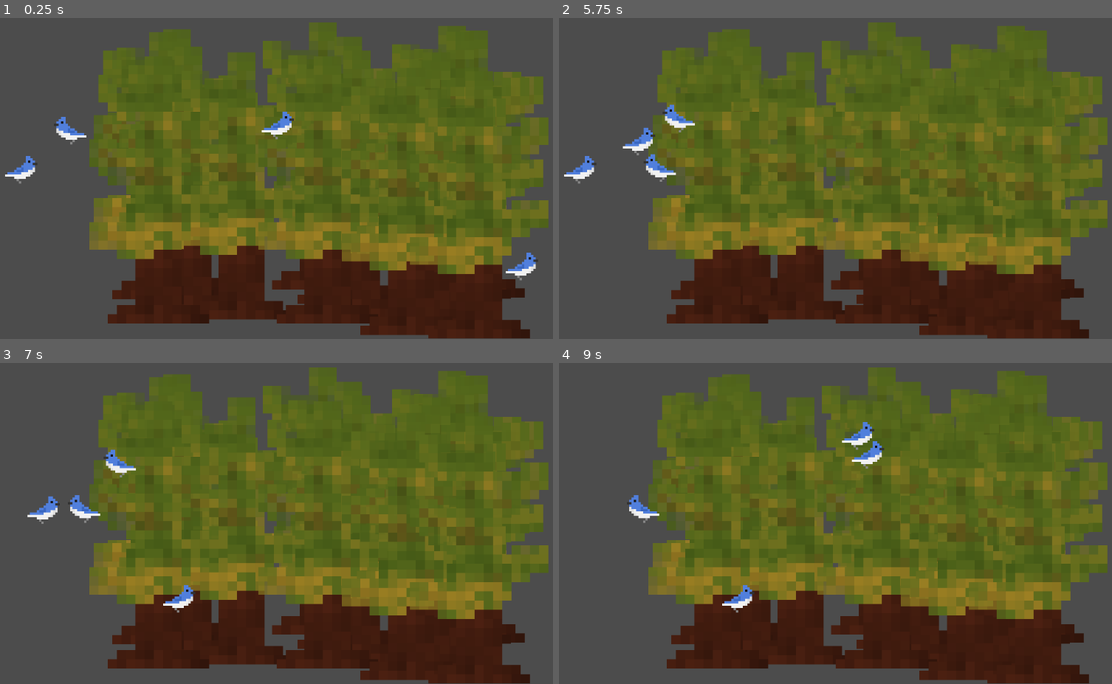
Above: before the commit, frames 1-4 (two rows, left to right).
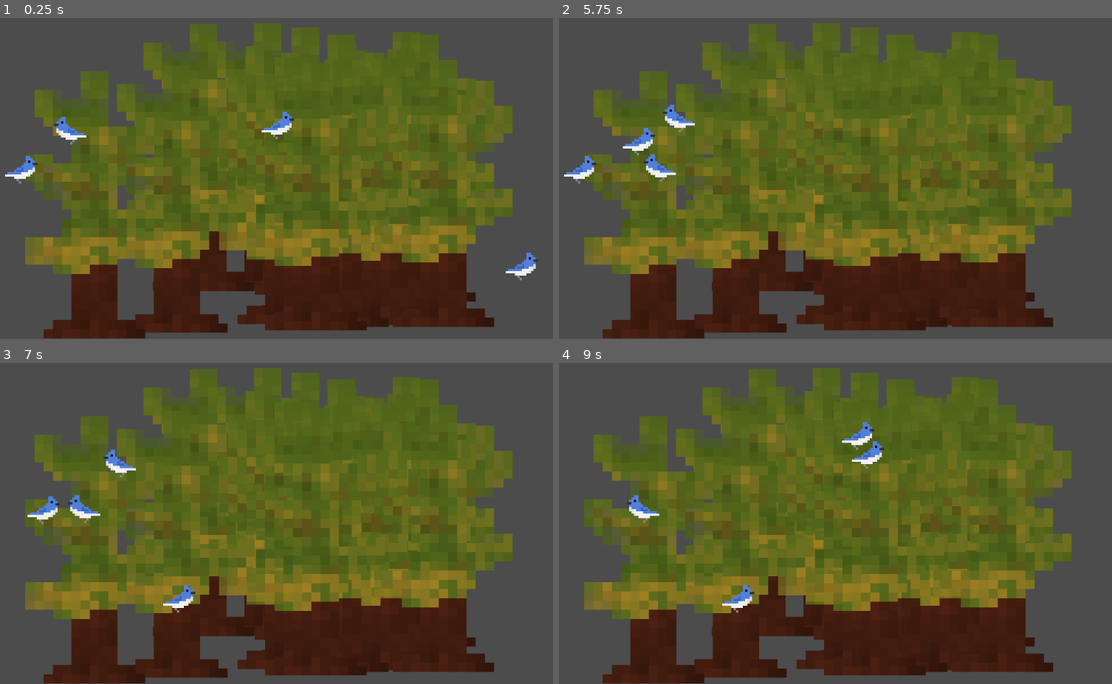
Above: after the commit, the same moments.

Repository: arctair/bird-photography-game
Game: Godot game, scene res://main.tscn
Same seed, same stepped clock (60 frames per second), same inputs: the game is played once before the commit and once after it.
Inputs:
- Up to frame 1 (0.25 s): no input
- Up to frame 2 (5.75 s): tap Enter at 0.5, 2.75 s; tap Space at 1.25 s
- Up to frame 3 (7 s): no input
- Up to frame 4 (9 s): no input

The runs differ from the first frame. In frame 1, 36% of the frame differs, in the area x 4-100%, y 1-100%; in frame 2, 35%; in frame 3, 35%; in frame 4, 36%.

Commit message:
refactor - forest is responsible for spawning trees

Diff:
--- /dev/null
+++ b/Forest.gd
@@ -0,0 +1,26 @@
+extends Node2D
+
+
+const treeScene := preload('res://Tree.tscn')
+const trees := []
+
+func _ready():
+	for _n in range(16):
+		var tree = treeScene.instance()
+		tree.position = randomPosition(tree)
+		trees.append(tree)
+	trees.sort_custom(PositionYSorter, 'compareByPositionY')
+	for tree in trees:
+		add_child(tree)
+
+func randomPosition(sprite):
+	var viewportSize = get_viewport().size
+	var spriteSize = sprite.texture.get_size() * sprite.scale / 2
+	return Vector2(
+		rand_range(spriteSize.x, viewportSize.x - spriteSize.x),
+		rand_range(spriteSize.y, viewportSize.y - spriteSize.y)
+	)
+
+class PositionYSorter:
+	static func compareByPositionY(s1, s2):
+		return s1.position.y < s2.position.y
--- /dev/null
+++ b/Forest.tscn
@@ -0,0 +1,6 @@
+[gd_scene load_steps=2 format=2]
+
+[ext_resource path="res://Forest.gd" type="Script" id=1]
+
+[node name="Forest" type="Node2D"]
+script = ExtResource( 1 )
--- a/main.tscn
+++ b/main.tscn
@@ -4,34 +4,15 @@
 script/source = "extends Node2D
 
 
-var treeScene = preload('res://Tree.tscn')
-var bluejayScene = preload('res://Bluejay.tscn')
-
-func randomPosition(sprite):
-	var viewportSize = get_viewport().size
-	var spriteSize = sprite.texture.get_size() * sprite.scale / 2
-	return Vector2(
-		rand_range(spriteSize.x, viewportSize.x - spriteSize.x),
-		rand_range(spriteSize.y, viewportSize.y - spriteSize.y)
-	)
+const bluejayScene := preload('res://Bluejay.tscn')
+const forestScene := preload('res://Forest.tscn')
 
 func _ready():
-	var treeInstances := []
-	for _n in range(16):
-		var treeInstance = treeScene.instance()
-		treeInstance.position = randomPosition(treeInstance)
-		treeInstances.append(treeInstance)
-	treeInstances.sort_custom(PositionYSorter, 'compare')
-	for treeInstance in treeInstances:
-		add_child(treeInstance)
+	add_child(forestScene.instance())
 
 	for _n in range(4):
 		var birdInstance = bluejayScene.instance()
 		add_child(birdInstance)
-
-class PositionYSorter:
-	static func compare(s1, s2):
-		return s1.position.y < s2.position.y
 "
 
 [node name="Node2D" type="Node2D"]
